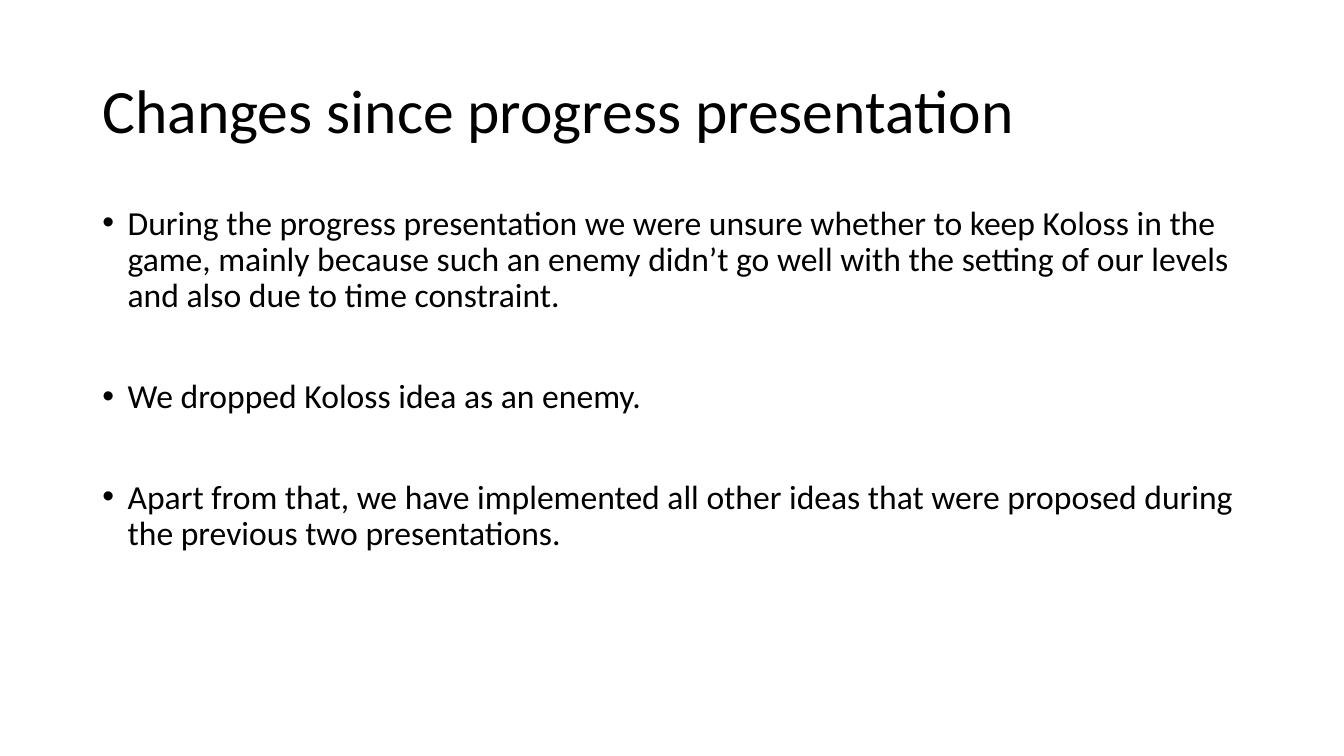
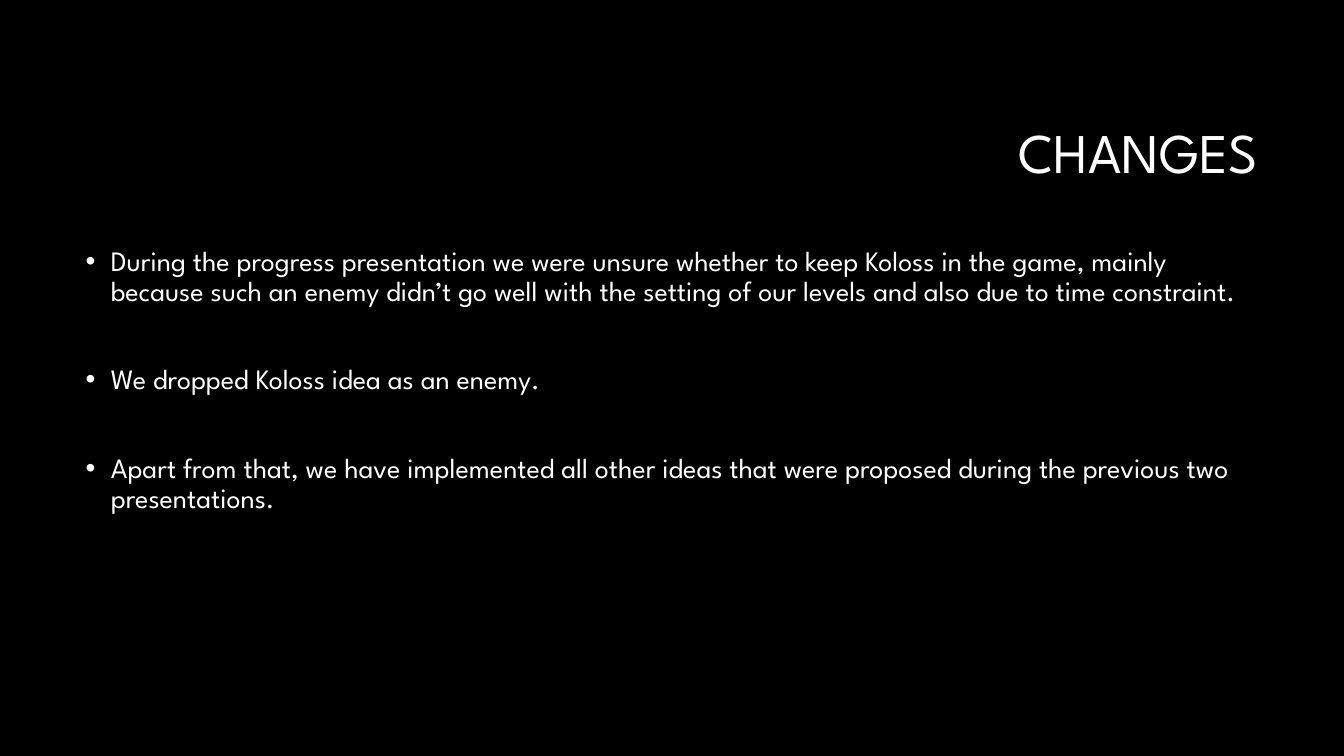
Before and after one commit to christian-plourde/COMP376-Project, a slide deck: slide 2 of Final demo presentation/Mistborn Ragnarok.pptx. Drawn at 1344x756 pixels with LibreOffice and Linux fonts; fonts in the diff are those of the drawing; background and template pictures are left out. Boxes give left, top, right and bottom in pixels: in the first picture for what was removed or moved away, otherwise in the second. Text is boxed around its words. In the diff, an @@ line names an element or a change of style, - is before the commit and + after.

```diff
--- a/Final demo presentation/Mistborn Ragnarok.pptx
+++ b/Final demo presentation/Mistborn Ragnarok.pptx
@@ background #FFFFFF to #000000 @@
@@ title at (x1=1019, y1=135, x2=1258, y2=174): text changed; size 44 to 40 pt; font Calibri to League Spartan; text colour #000000 to #FFFFFF @@
-Changes since progress presentation
+CHANGES
@@ text "During the progress presentation we ..." moved from (x1=128, y1=211, x2=1232, y2=551) to (x1=111, y1=251, x2=1234, y2=514) @@
@@ text "During the progress presentation we ..." at (x1=111, y1=251, x2=1234, y2=514): size 24 to 20 pt, font Calibri to League Spartan, text colour #000000 to #FFFFFF @@
```
Also in this commit, not shown: 5 other slides changed.
